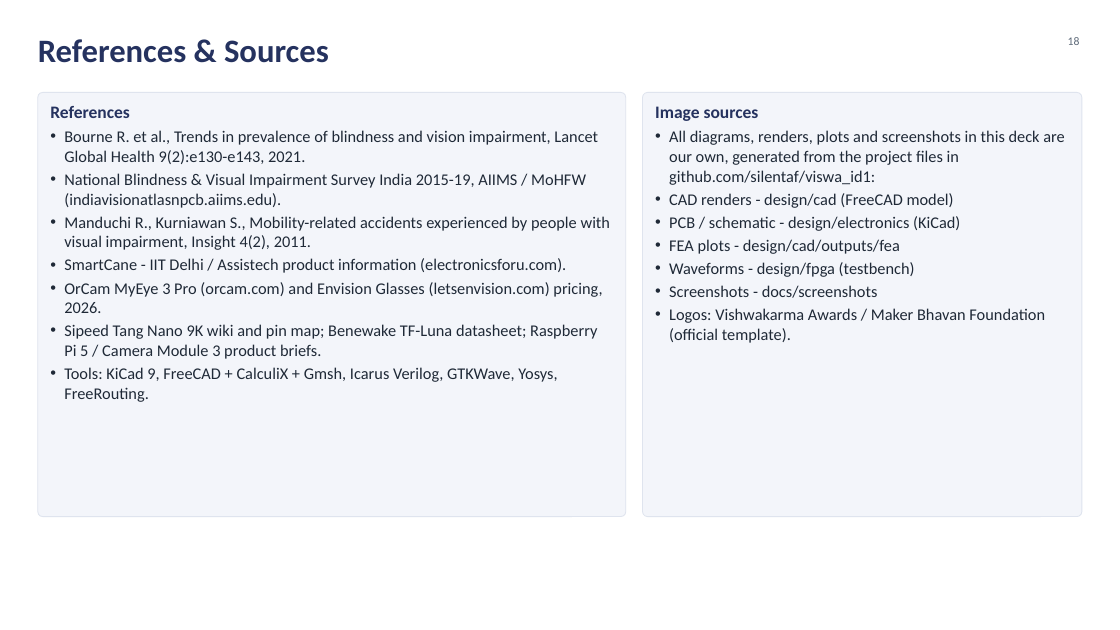
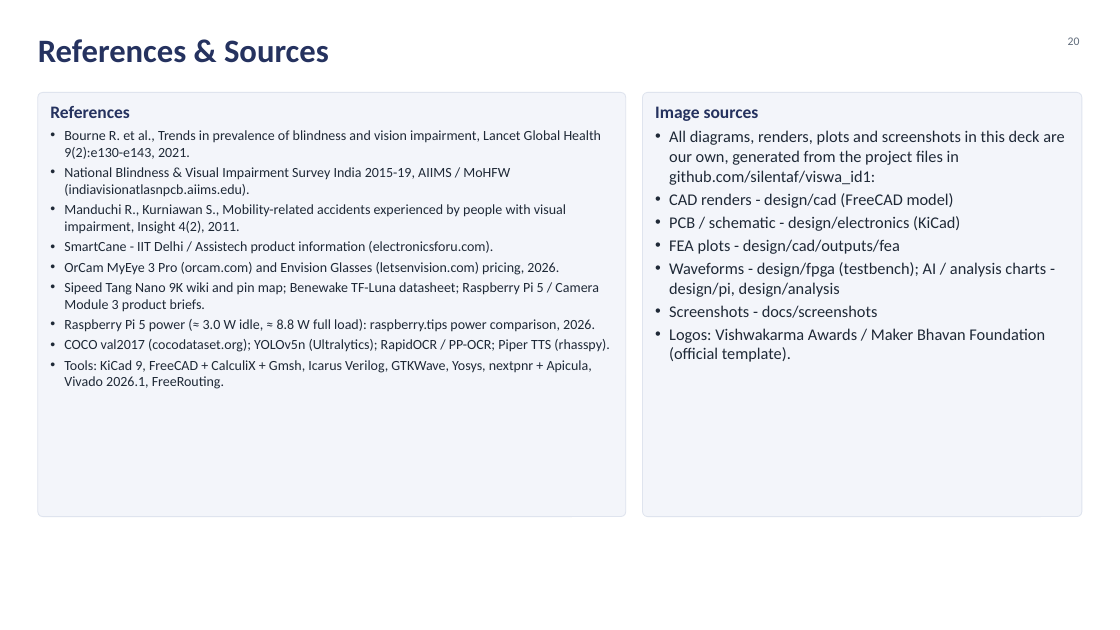
Before and after one commit to silentaf/viswa_id1, a slide deck: slide 20 of ppt/VisionAid_Stage2_Design_Deck.pptx (slide 18 before the commit). Drawn at 1120x630 pixels with LibreOffice and Linux fonts; fonts in the diff are those of the drawing; background and template pictures are left out. Boxes give left, top, right and bottom in pixels: in the first picture for what was removed or moved away, otherwise in the second. Text is boxed around its words. In the diff, an @@ line names an element or a change of style, - is before the commit and + after.

```diff
--- a/ppt/VisionAid_Stage2_Design_Deck.pptx
+++ b/ppt/VisionAid_Stage2_Design_Deck.pptx
@@ page number at (x1=1068, y1=37, x2=1080, y2=45): text changed @@
-18
+20
@@ text at (x1=64, y1=130, x2=602, y2=312): size 14 to 12 pt in "Bourne R. et al., Trends in prevalence ...", "National Blindness & Visual Impairment Survey India ...", "Manduchi R., Kurniawan S., Mobility-related accidents experi ...", "SmartCane - IIT Delhi / Assistech product ..." and 2 more places @@
@@ text at (x1=669, y1=262, x2=1046, y2=297): text changed @@
-• Waveforms - design/fpga (testbench)
+• Waveforms - design/fpga (testbench); AI / analysis charts - design/pi, design/analysis
@@ text at (x1=64, y1=319, x2=609, y2=389): text changed; size 14 to 12 pt @@
-• Tools: KiCad 9, FreeCAD + CalculiX + Gmsh, Icarus Verilog, GTKWave, Yosys, FreeRouting.
+• Raspberry Pi 5 power (≈ 3.0 W idle, ≈ 8.8 W full load): raspberry.tips power comparison, 2026.
+• COCO val2017 (cocodataset.org); YOLOv5n (Ultralytics); RapidOCR / PP-OCR; Piper TTS (rhasspy).
+• Tools: KiCad 9, FreeCAD + CalculiX + Gmsh, Icarus Verilog, GTKWave, Yosys, nextpnr + Apicula, Vivado 2026.1, FreeRouting.
```
Also in this commit, not shown: 9 other slides changed, 2 slides added, 3 other files.
